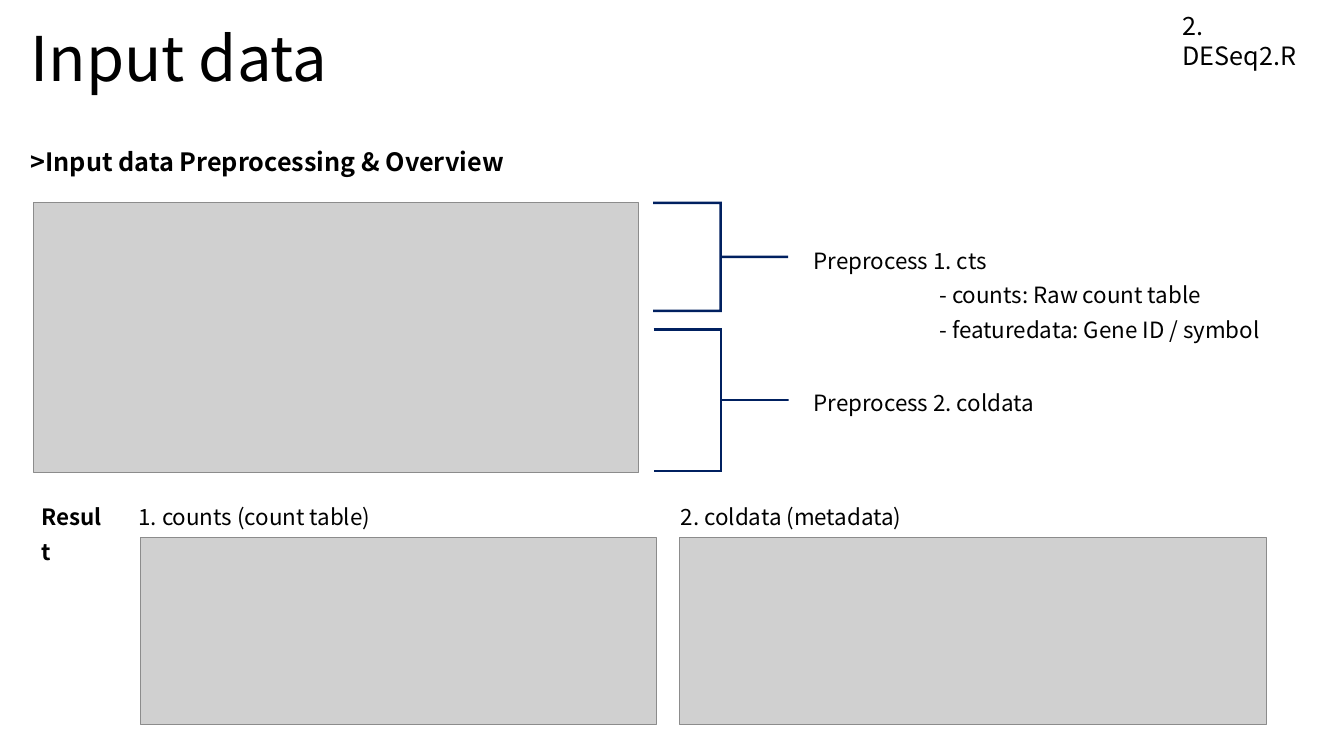
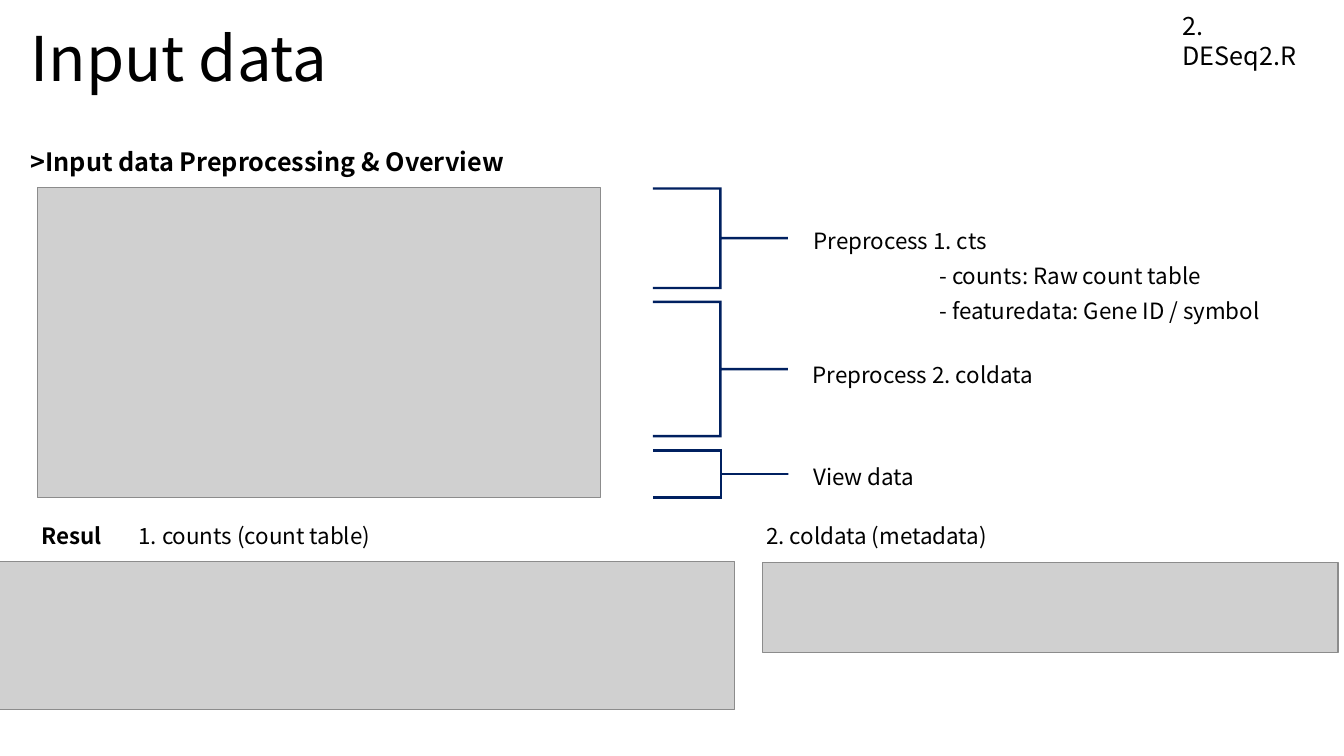
Before and after one commit to Khreat0205/Education_BulkRNAseq, a slide deck: slide 2 of Presentation/2. DESeq2.pptx. Drawn at 1344x756 pixels with LibreOffice and Linux fonts; fonts in the diff are those of the drawing; grey boxes stand for pictures. Boxes give left, top, right and bottom in pixels: in the first picture for what was removed or moved away, otherwise in the second. Text is boxed around its words. In the diff, an @@ line names an element or a change of style, - is before the commit and + after.

```diff
--- a/Presentation/2. DESeq2.pptx
+++ b/Presentation/2. DESeq2.pptx
@@ picture resized from (x1=34, y1=203, x2=639, y2=473) to (x1=37, y1=188, x2=600, y2=497) @@
@@ right brace resized from (x1=653, y1=203, x2=788, y2=311) to (x1=653, y1=189, x2=788, y2=288) @@
@@ text "Preprocess 1. cts" moved from (x1=814, y1=252, x2=1259, y2=344) to (x1=814, y1=232, x2=1259, y2=324) @@
@@ right brace resized from (x1=653, y1=330, x2=788, y2=471) to (x1=653, y1=302, x2=788, y2=437) @@
@@ text "Preprocess 2. coldata" moved from (x1=814, y1=393, x2=1034, y2=416) to (x1=813, y1=365, x2=1033, y2=388) @@
@@ right brace added at (x1=653, y1=451, x2=788, y2=498), outline #002060 1.75 pt @@
@@ text added at (x1=814, y1=467, x2=915, y2=486), 16 pt, text #000000 @@
+View data
@@ text "Result" moved from (x1=31, y1=490, x2=117, y2=531) to (x1=31, y1=509, x2=117, y2=551) @@
@@ text "1. counts (count table)" moved from (x1=138, y1=507, x2=371, y2=530) to (x1=138, y1=526, x2=371, y2=549) @@
@@ text "2. coldata (metadata)" moved from (x1=681, y1=507, x2=902, y2=530) to (x1=766, y1=526, x2=987, y2=549) @@
@@ picture removed at (x1=680, y1=537, x2=1266, y2=724) @@
@@ picture resized from (x1=141, y1=537, x2=656, y2=724) to (x1=0, y1=562, x2=735, y2=710) @@
@@ picture added at (x1=763, y1=563, x2=1339, y2=652) @@
```
